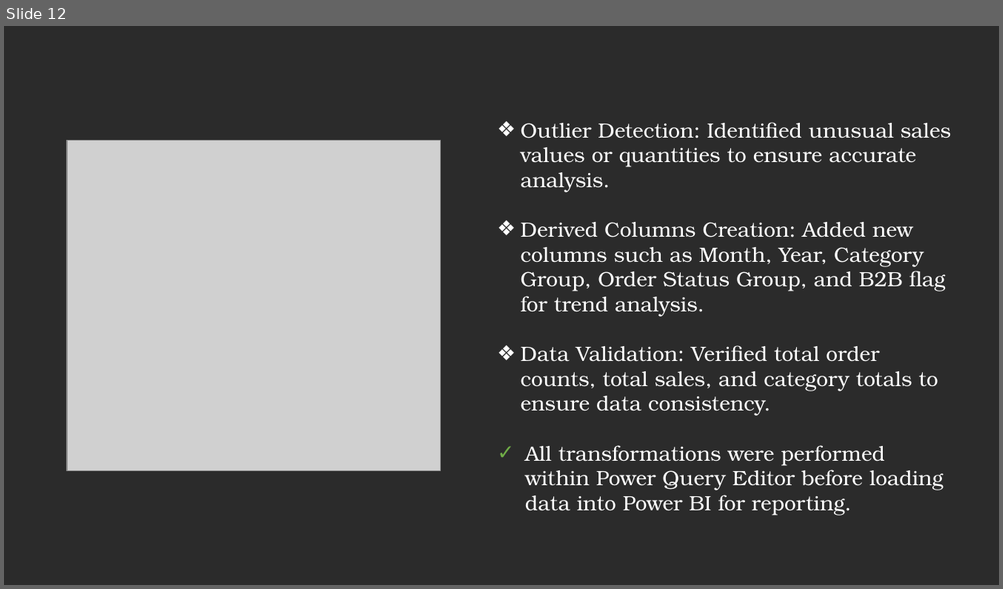
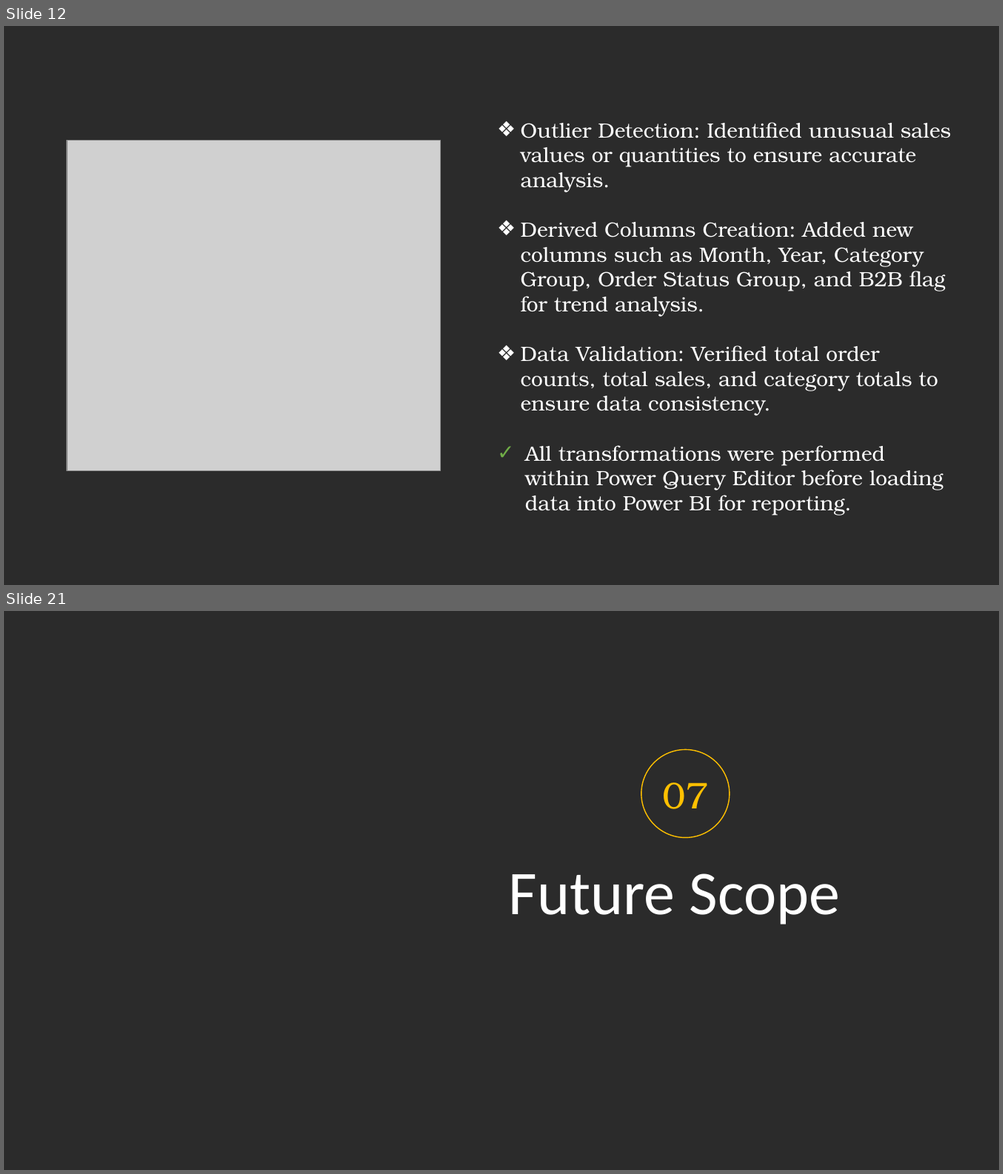
Before and after one commit to prafullwahatule/BI-Amazon-Sale-Report, a slide deck: Report/Amazon Sales Report.pptx. Shown one above the other, each under a label of ours: slide 12 before the commit, slides 12 and 21 after it; the slides between them are not shown. The pictures are 1003x589 and 1003x1174 pixels, drawn with LibreOffice and Linux fonts; fonts in the diff are those of the drawing; grey boxes stand for pictures; background and template pictures are left out; a plain dark background stands for a picture behind light text. Boxes give left, top, right and bottom in pixels: in the first picture for what was removed or moved away, otherwise in the second. Text is boxed around its words. In the diff, an @@ line names an element or a change of style, - is before the commit and + after.

```diff
--- a/Report/Amazon Sales Report.pptx
+++ b/Report/Amazon Sales Report.pptx
@@ slide 21 added at (4, 611, 999, 1170), background picture (left out) @@
@@ ellipse added at (641, 750, 729, 838), outline #FFC000 1 pt, 36 pt, text #FFC000 @@
+07
@@ text added at (509, 874, 840, 925), 60 pt, text #FFFFFF @@
+Future Scope
```
Also in this commit, not shown: 1 slide changed, 12 other slides added.
